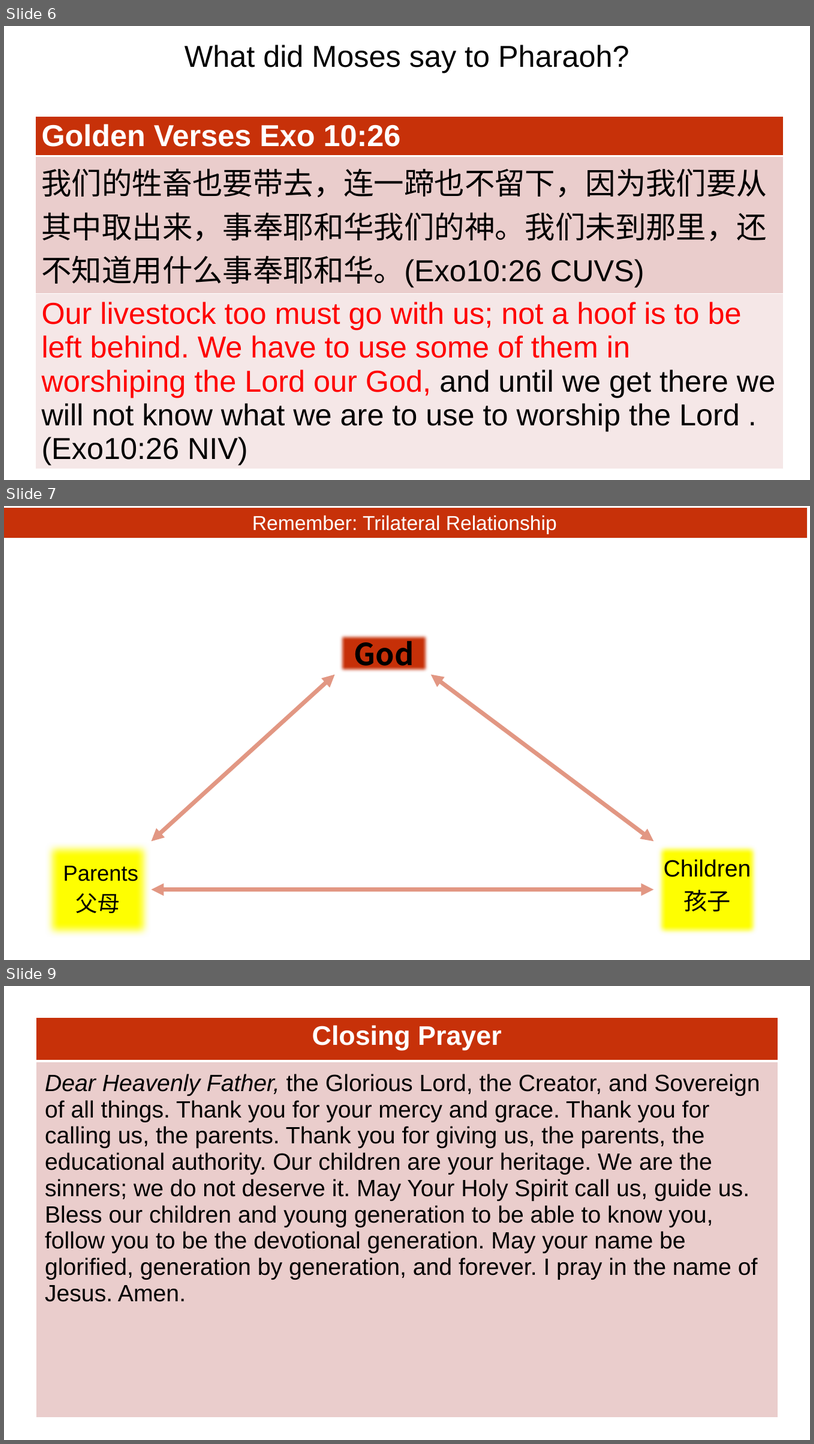
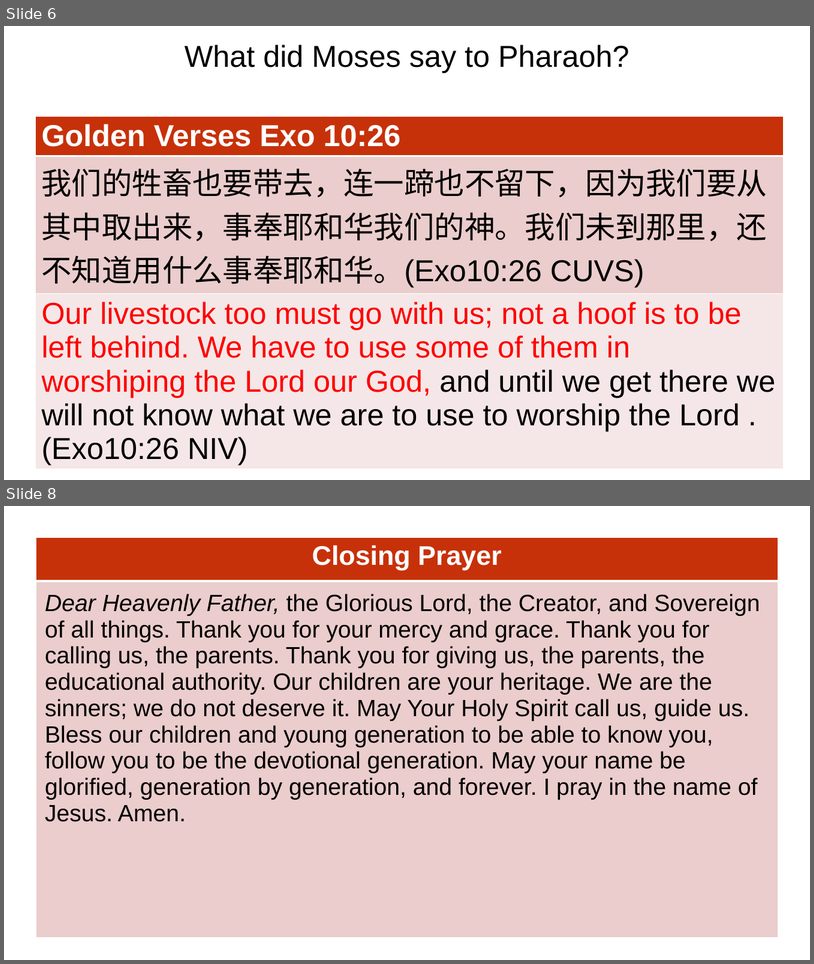
Before and after one commit to wdingbox/accc_2025_pp, a slide deck: ppt/Exodus/exo10_16_29.pptx. Shown one above the other, each under a label of ours: slides 6, 7 and 9 before the commit, slides 6 and 8 after it; the slides between them are not shown. The pictures are 814x1444 and 814x964 pixels, drawn with LibreOffice and Linux fonts; fonts in the diff are those of the drawing; background and template pictures are left out. Boxes give left, top, right and bottom in pixels: in the first picture for what was removed or moved away, otherwise in the second. Text is boxed around its words. In the diff, an @@ line names an element or a change of style, - is before the commit and + after.

```diff
--- a/ppt/Exodus/exo10_16_29.pptx
+++ b/ppt/Exodus/exo10_16_29.pptx
@@ slide 7 removed at box(4, 506, 810, 960), background picture (left out) @@
@@ rectangle removed at box(4, 507, 808, 537) @@
-Remember: Trilateral Relationship
@@ rectangle removed at box(338, 632, 431, 675) @@
-God
@@ double arrow removed from (335, 674) to (152, 841) @@
@@ double arrow removed from (431, 674) to (654, 841) @@
@@ text removed at box(45, 841, 152, 938) @@
-Parents
-父母
@@ text removed at box(664, 858, 752, 912) @@
-Children
-孩子
@@ double arrow removed from (152, 889) to (654, 889) @@
@@ what was slide 9 is now slide 8 @@
```
Also in this commit, not shown: 2 slides changed, 3 other files.
